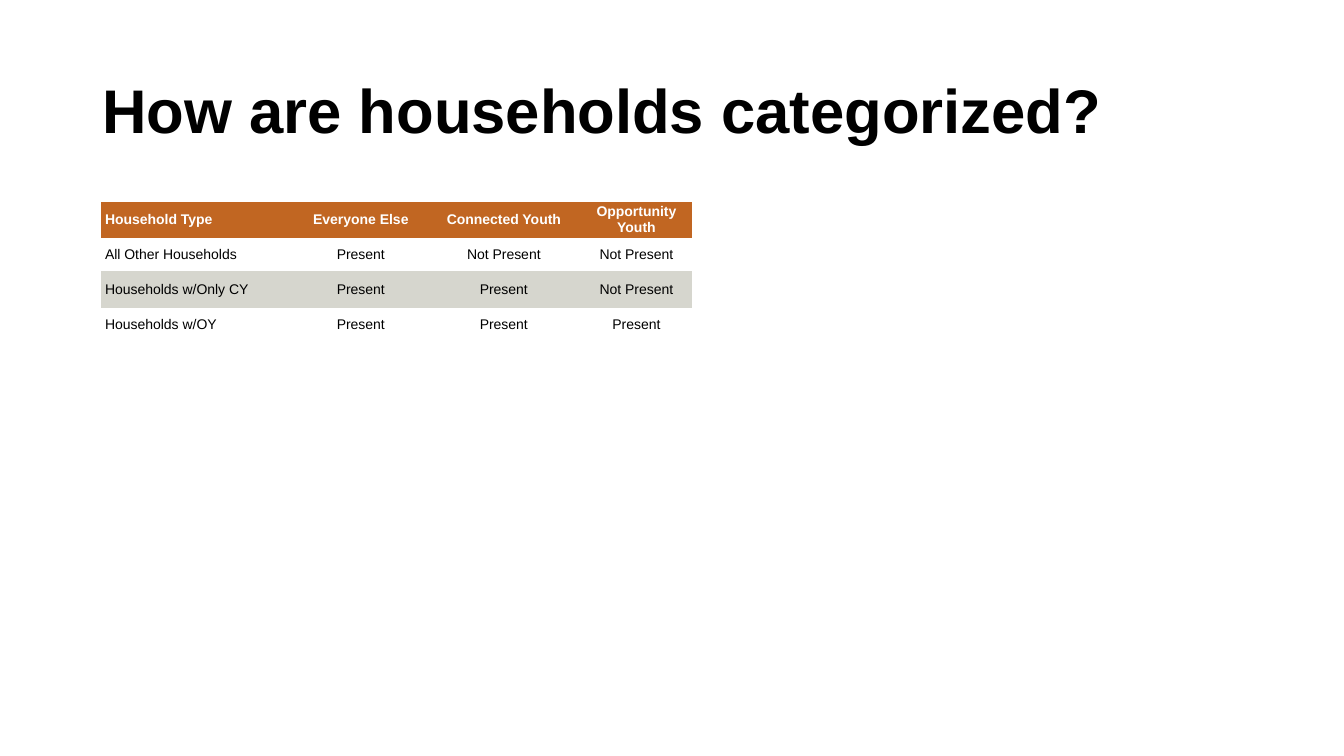
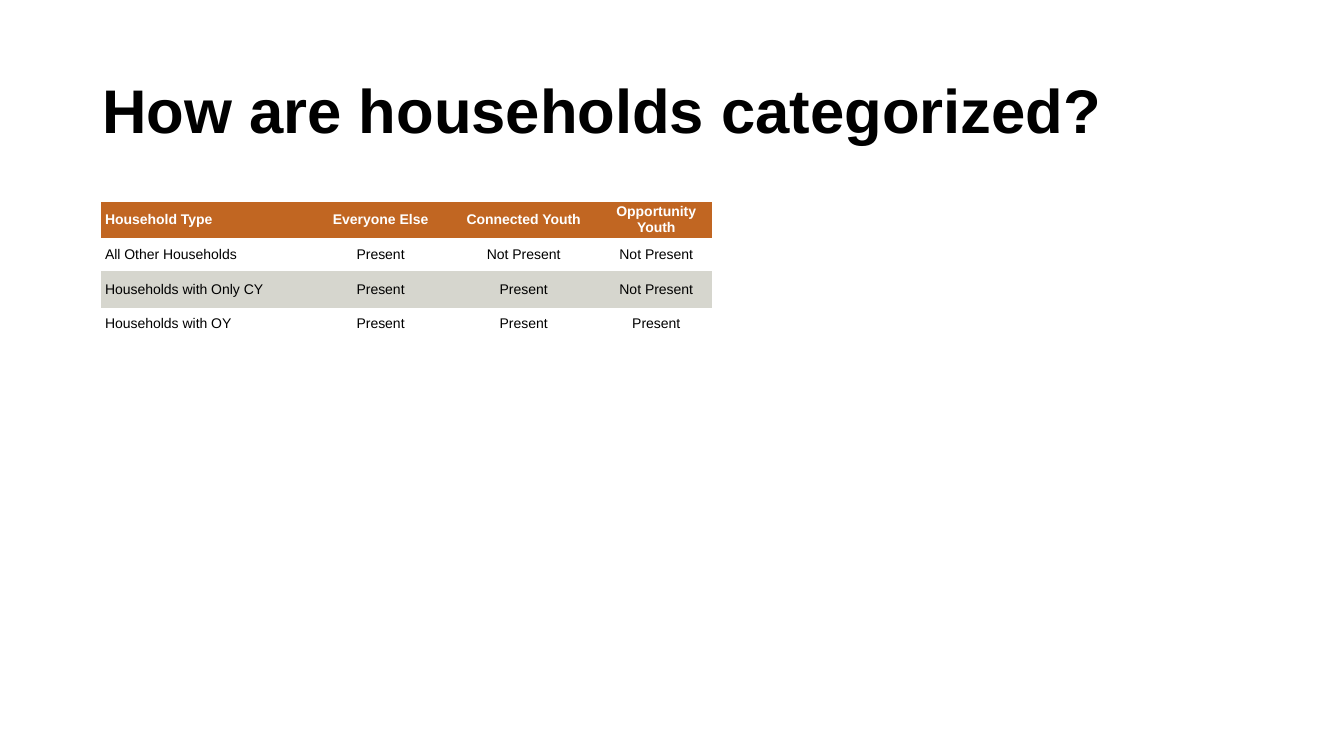
Before and after one commit to ucdiegorubi/oy_census_analysis, a slide deck: slide 7 of create_powerpoint/household_structure_estimates.pptx (slide 9 before the commit). Drawn at 1344x756 pixels with LibreOffice and Linux fonts; fonts in the diff are those of the drawing; background and template pictures are left out. Boxes give left, top, right and bottom in pixels: in the first picture for what was removed or moved away, otherwise in the second. Text is boxed around its words. In the diff, an @@ line names an element or a change of style, - is before the commit and + after.

```diff
--- a/create_powerpoint/household_structure_estimates.pptx
+++ b/create_powerpoint/household_structure_estimates.pptx
@@ table at <box>101,202,712,756</box> @@
-row 3, column 1: Households w/Only CY
+row 3, column 1: Households with Only CY
-row 4, column 1: Households w/OY
+row 4, column 1: Households with OY
@@ table: place and size @@
-table at <box>101,202,692,756</box>
+table at <box>101,202,712,756</box>
```
Also in this commit, not shown: 7 other slides changed, 5 other files.
